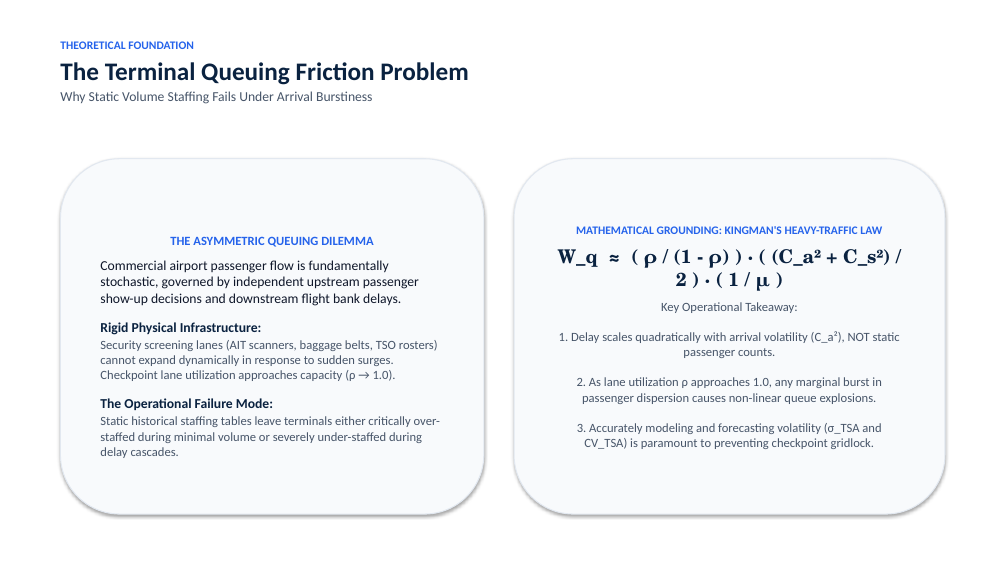
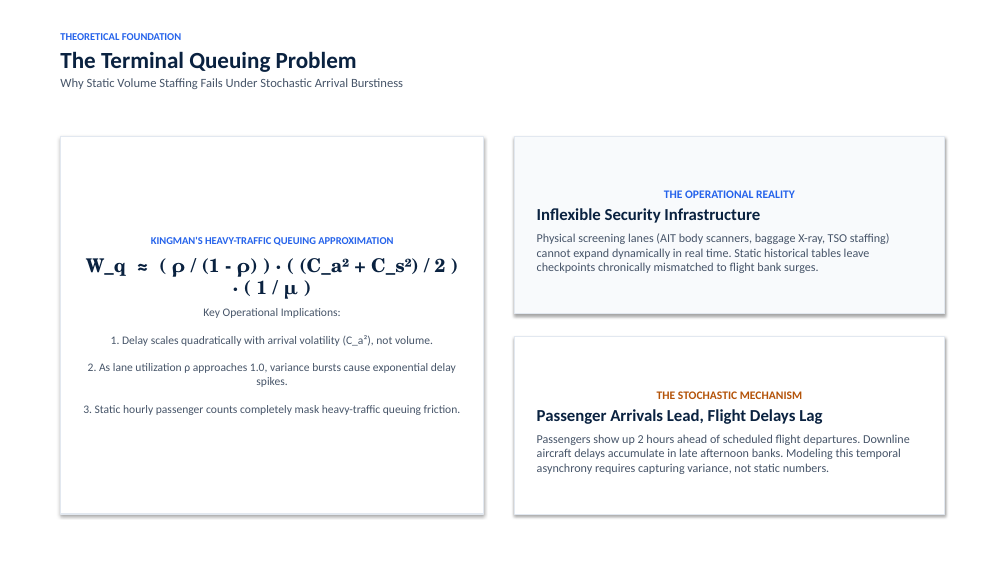
Before and after one commit to leila-gleich/final-thesis, a slide deck: slide 3 of Recommended-Thesis-Defense-Deck.pptx. Drawn at 1008x567 pixels with LibreOffice and Linux fonts; fonts in the diff are those of the drawing. Boxes give left, top, right and bottom in pixels: in the first picture for what was removed or moved away, otherwise in the second. Text is boxed around its words. In the diff, an @@ line names an element or a change of style, - is before the commit and + after.

```diff
--- a/Recommended-Thesis-Defense-Deck.pptx
+++ b/Recommended-Thesis-Defense-Deck.pptx
@@ text at (x1=60, y1=51, x2=403, y2=89): text changed; size 13 to 12 pt @@
-The Terminal Queuing Friction Problem
-Why Static Volume Staffing Fails Under Arrival Burstiness
+The Terminal Queuing Problem
+Why Static Volume Staffing Fails Under Stochastic Arrival Burstiness
@@ text at (x1=60, y1=33, x2=181, y2=40): size 11 to 10 pt in "THEORETICAL FOUNDATION" @@
@@ text "THEORETICAL FOUNDATION" moved from (x1=60, y1=41, x2=468, y2=104) to (x1=60, y1=33, x2=403, y2=89) @@
@@ rectangle "KINGMAN'S HEAVY-TRAFFIC QUEUING APPROXIMATION" resized from (x1=60, y1=159, x2=484, y2=514) to (x1=60, y1=136, x2=484, y2=514) @@
@@ rectangle "KINGMAN'S HEAVY-TRAFFIC QUEUING APPROXIMATION" at (x1=60, y1=136, x2=484, y2=514): rounded rectangle to rectangle; fill #F8FAFC to #FFFFFF @@
@@ rectangle added at (x1=514, y1=136, x2=945, y2=314), fill #F8FAFC, outline #E2E8F0 1 pt, 11.5 pt, text #475569 @@
+THE OPERATIONAL REALITY
+Inflexible Security Infrastructure
+Physical screening lanes (AIT body scanners, baggage X-ray, TSO staffing) cannot expand dynamically in real time. Static historical tables leave checkpoints chronically mismatched to flight bank surges.
@@ rounded rectangle removed at (x1=514, y1=159, x2=945, y2=514) @@
-MATHEMATICAL GROUNDING: KINGMAN'S HEAVY-TRAFFIC LAW
-W_q ≈ ( ρ / (1 - ρ) ) · ( (C_a² + C_s²) / 2 ) · ( 1 / μ )
-Key Operational Takeaway:
-1. Delay scales quadratically with arrival volatility (C_a²), NOT static passenger counts.
-2. As lane utilization ρ approaches 1.0, any marginal burst in passenger dispersion causes non-linear queue explosions.
-3. Accurately modeling and forecasting volatility (σ_TSA and CV_TSA) is paramount to preventing checkpoint gridlock.
@@ text in rectangle at (x1=83, y1=237, x2=461, y2=415): text changed; size 12 to 11 pt @@
-THE ASYMMETRIC QUEUING DILEMMA
-Commercial airport passenger flow is fundamentally stochastic, governed by independent upstream passenger show-up decisions and downstream flight bank delays.
-Rigid Physical Infrastructure:
-Security screening lanes (AIT scanners, baggage belts, TSO rosters) cannot expand dynamically in response to sudden surges. Checkpoint lane utilization approaches capacity (ρ → 1.0).
-The Operational Failure Mode:
-Static historical staffing tables leave terminals either critically over-staffed during minimal volume or severely under-staffed during delay cascades.
+KINGMAN'S HEAVY-TRAFFIC QUEUING APPROXIMATION
+W_q ≈ ( ρ / (1 - ρ) ) · ( (C_a² + C_s²) / 2 ) · ( 1 / μ )
+Key Operational Implications:
+1. Delay scales quadratically with arrival volatility (C_a²), not volume.
+2. As lane utilization ρ approaches 1.0, variance bursts cause exponential delay spikes.
+3. Static hourly passenger counts completely mask heavy-traffic queuing friction.
@@ rectangle added at (x1=514, y1=337, x2=945, y2=514), fill #FFFFFF, outline #E2E8F0 1 pt, 11.5 pt, text #475569 @@
+THE STOCHASTIC MECHANISM
+Passenger Arrivals Lead, Flight Delays Lag
+Passengers show up 2 hours ahead of scheduled flight departures. Downline aircraft delays accumulate in late afternoon banks. Modeling this temporal asynchrony requires capturing variance, not static numbers.
```
Also in this commit, not shown: 23 other slides changed, 8 slides added, 8 slides removed, 2 other files.
